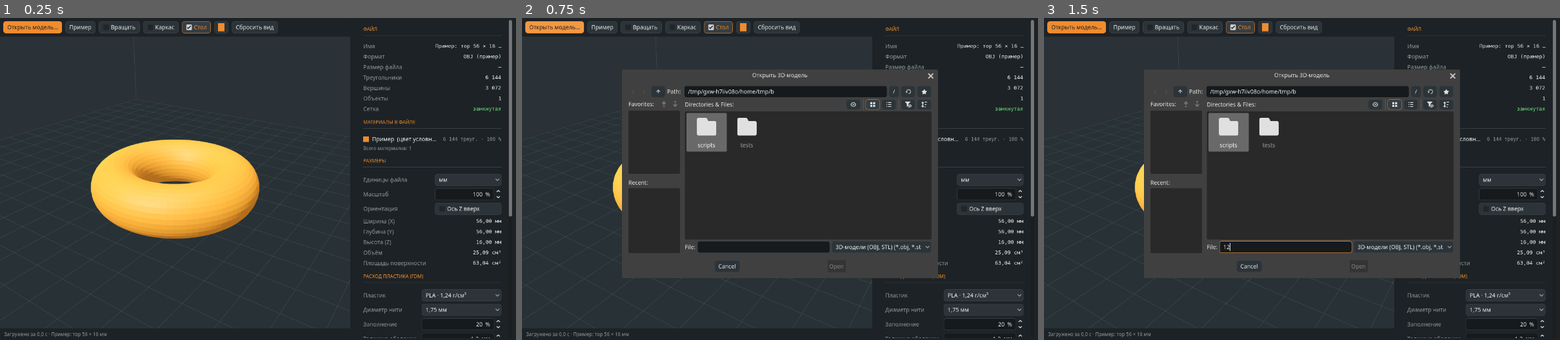
Above: before the commit, frames 1-3 (left to right).
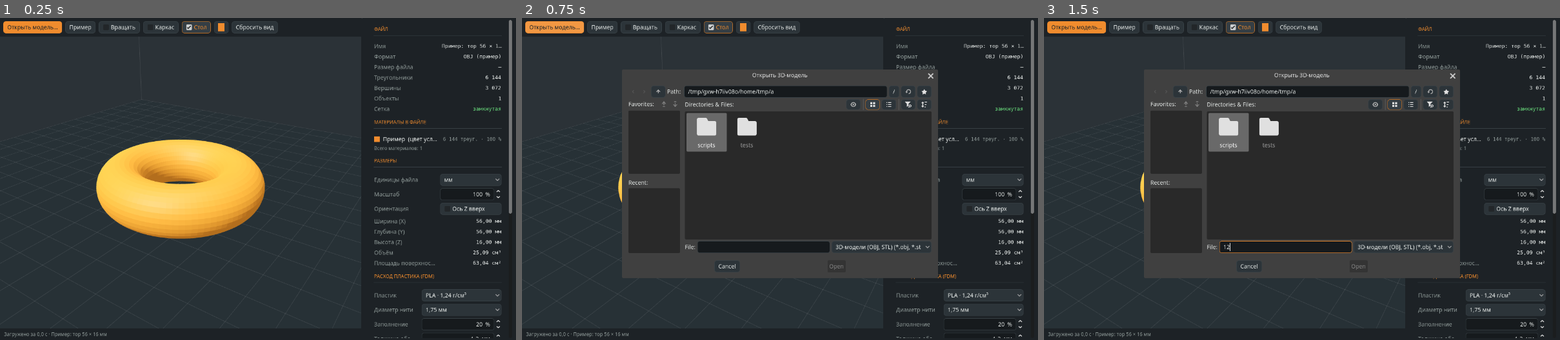
Above: after the commit, the same moments.

Repository: YuriyMakogonov/Model_Viewer
Game: Godot game, scene res://main.tscn
Same seed, same stepped clock (60 frames per second), same inputs: the game is played once before the commit and once after it.
Inputs (mouse positions are in pixels of both pictures, inside the frame that each line leads up to):
- Up to frame 1 (0.25 s): no input
- Up to frame 2 (0.75 s): click "Открыть модель…" at 0.5 s
- Up to frame 3 (1.5 s): click (1286, 246) at 1.27 s; type "12" at 1.35 s

The runs differ from the first frame. In frame 1, 2.8% of the frame differs, in the area x 0-100%, y 2-100%; in frame 2, 0.8%; in frame 3, 0.8%.

Commit message:
Мобильная раскладка: подписи и списки сжимаются под ширину экрана

Diff:
--- a/scripts/main.gd
+++ b/scripts/main.gd
@@ -66,6 +66,7 @@
 var b_open: Button
 var b_reset: Button
 var compact := false
+var panel_margin: MarginContainer
 const COMPACT_WIDTH := 760.0
 
 
@@ -282,6 +283,7 @@
 	scroll.horizontal_scroll_mode = ScrollContainer.SCROLL_MODE_DISABLED
 	panel.add_child(scroll)
 	var pm := MarginContainer.new()
+	panel_margin = pm
 	pm.size_flags_horizontal = Control.SIZE_EXPAND_FILL
 	for side in ["left", "right"]:
 		pm.add_theme_constant_override("margin_" + side, 18)
@@ -422,6 +424,8 @@
 	k.text = title
 	k.add_theme_color_override("font_color", C_MUTED)
 	k.size_flags_horizontal = Control.SIZE_EXPAND_FILL
+	k.text_overrun_behavior = TextServer.OVERRUN_TRIM_ELLIPSIS
+	k.tooltip_text = title
 	g.add_child(k)
 	var val := Label.new()
 	val.text = "—"
@@ -442,8 +446,12 @@
 	k.text = title
 	k.add_theme_color_override("font_color", C_MUTED)
 	k.size_flags_horizontal = Control.SIZE_EXPAND_FILL
+	k.text_overrun_behavior = TextServer.OVERRUN_TRIM_ELLIPSIS
+	k.tooltip_text = title
 	g.add_child(k)
 	control.custom_minimum_size.x = maxf(control.custom_minimum_size.x, 140)
+	if control is OptionButton:
+		(control as OptionButton).clip_text = true
 	control.size_flags_horizontal = Control.SIZE_EXPAND_FILL
 	g.add_child(control)
 
@@ -488,6 +496,8 @@
 	panel_sep.visible = not c
 	panel_node.custom_minimum_size.x = 0.0 if c else 380.0
 	panel_node.size_flags_horizontal = Control.SIZE_FILL
+	for side in ["left", "right"]:
+		panel_margin.add_theme_constant_override("margin_" + side, 12 if c else 18)
 	b_open.text = "Открыть…" if c else "Открыть модель…"
 	b_reset.text = "Вид" if c else "Сбросить вид"
 	if model.is_empty() or status.text.begins_with("Левая") or status.text.begins_with("Один"):
